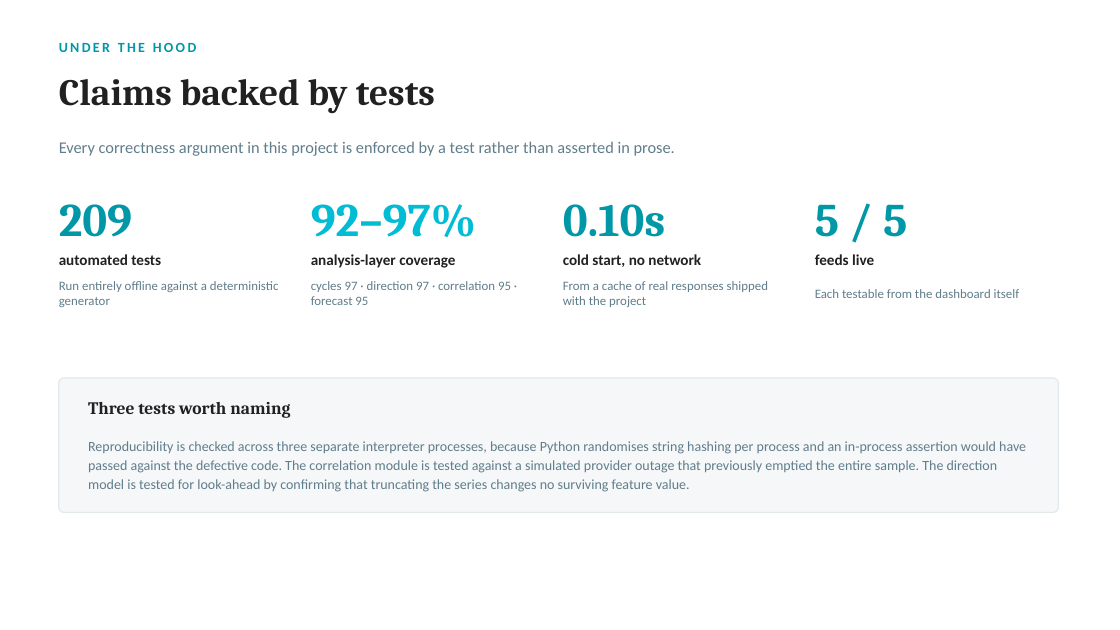
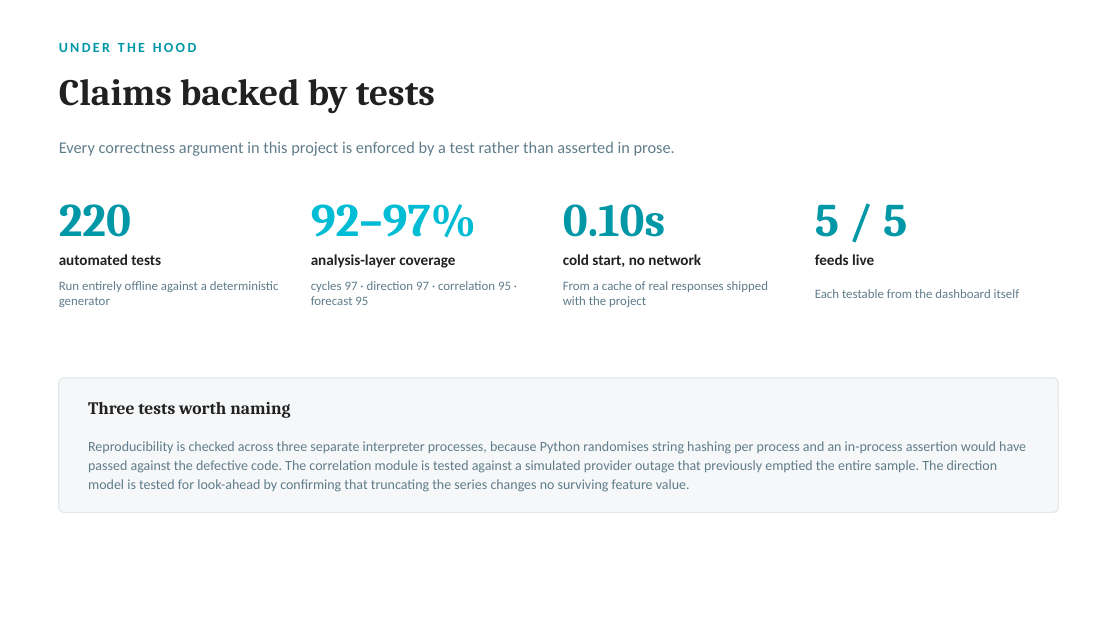
Before and after one commit to garimaaish1111/crypto-market-analysis, a slide deck: slide 11 of docs/Crypto_Market_Analysis_Final_Evaluation.pptx. Drawn at 1120x630 pixels with LibreOffice and Linux fonts; fonts in the diff are those of the drawing. Boxes give left, top, right and bottom in pixels: in the first picture for what was removed or moved away, otherwise in the second. Text is boxed around its words. In the diff, an @@ line names an element or a change of style, - is before the commit and + after.

```diff
--- a/docs/Crypto_Market_Analysis_Final_Evaluation.pptx
+++ b/docs/Crypto_Market_Analysis_Final_Evaluation.pptx
@@ text at (59, 204, 131, 237): text changed @@
-209
+220
```
Also in this commit, not shown: 4 other slides changed, 11 other files.
